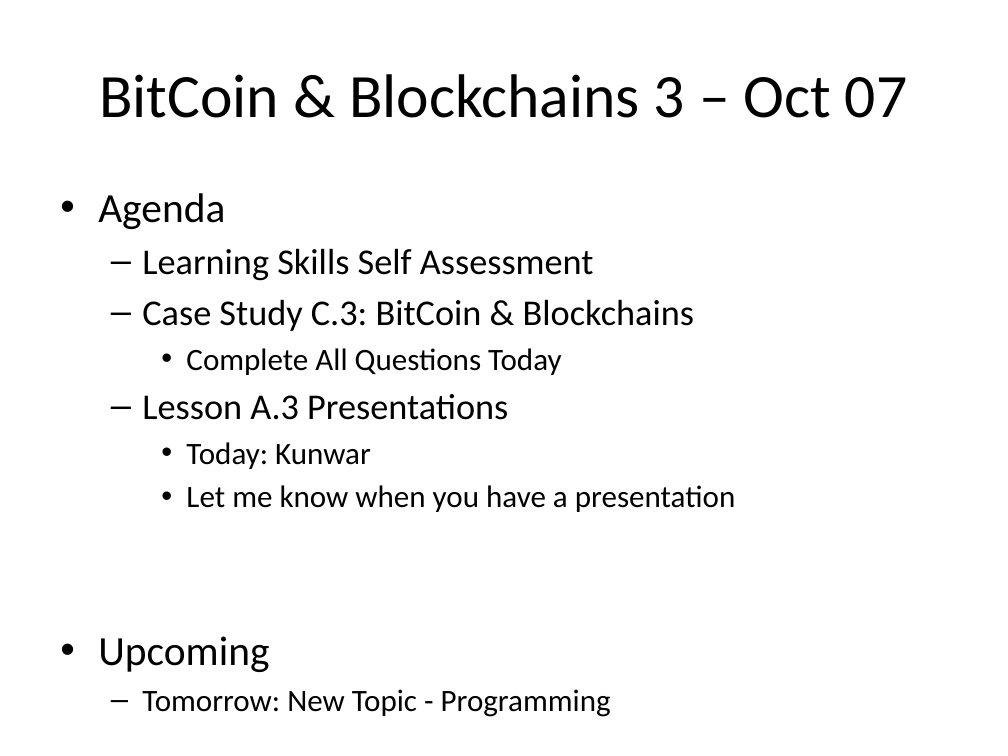
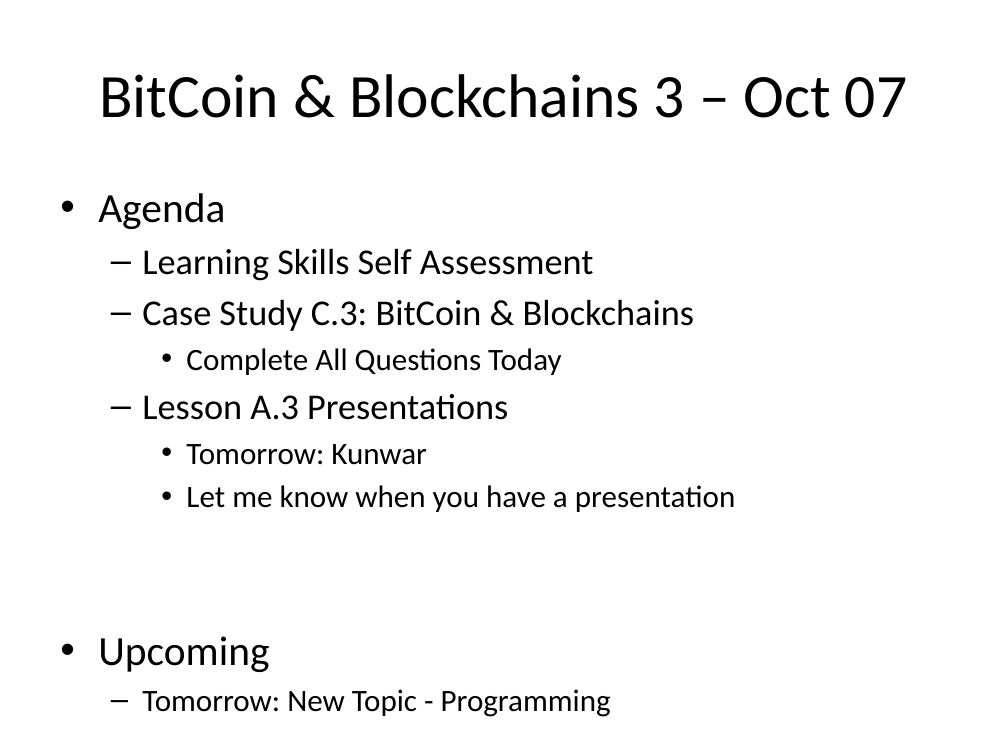
Before and after one commit to Greg5519/ICS3C0, a slide deck: slide 1 of Daily Agendas/Day6.1_BitCoinAndBlockchains3.pptx. Drawn at 1008x756 pixels with LibreOffice and Linux fonts; fonts in the diff are those of the drawing. Boxes give left, top, right and bottom in pixels: in the first picture for what was removed or moved away, otherwise in the second. Text is boxed around its words. In the diff, an @@ line names an element or a change of style, - is before the commit and + after.

Commit message:
EOD

```diff
--- a/Daily Agendas/Day6.1_BitCoinAndBlockchains3.pptx
+++ b/Daily Agendas/Day6.1_BitCoinAndBlockchains3.pptx
@@ text at bbox=[186, 444, 427, 465]: text changed @@
-    • Today: Kunwar
+    • Tomorrow: Kunwar
```
